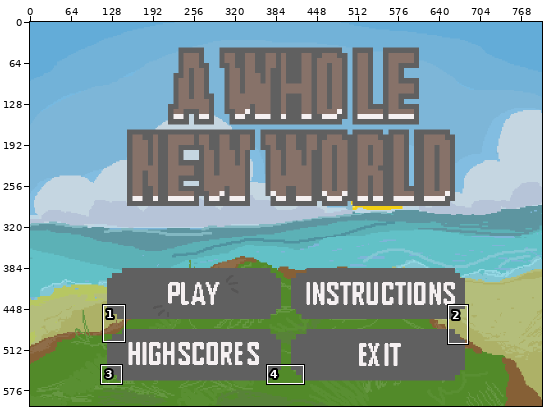
A pixel-art file gets an edit: target/classes/img/bg2.aseprite. The picture above shows the old version from afar; the outline marks the close-up.
Close-up. Before:
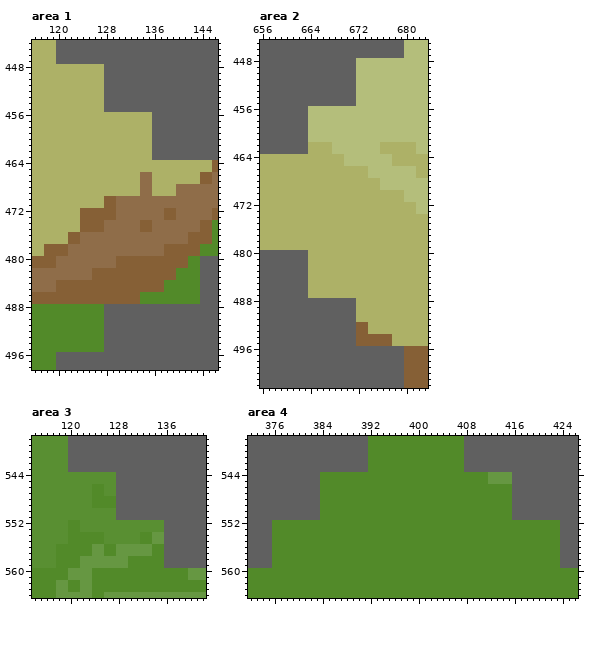
800x600 pixels, 1 frame. Shown: area 1: x 116..146, y 444..498; area 2: x 656..683, y 445..502; area 3: x 114..142, y 538..564; area 4: x 372..426, y 538..564. The commit also changed other parts of the picture, which this record leaves out.
The result:
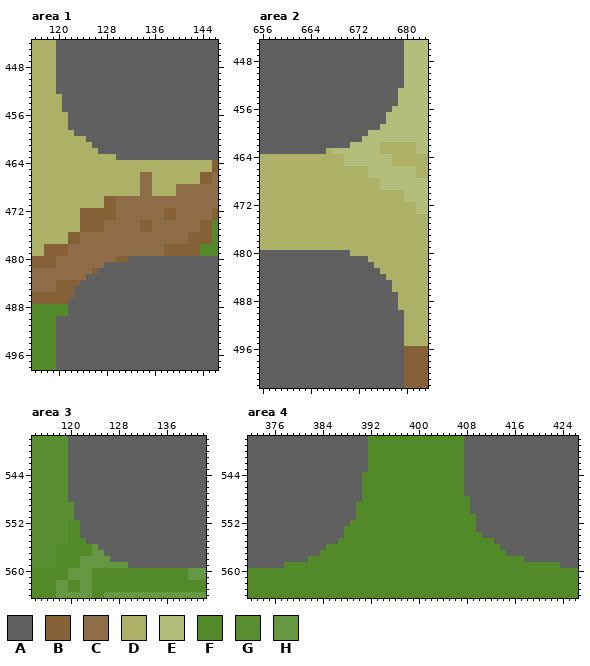
Palette (. is transparent): A #606060  B #866036  C #8f6d49  D #adb167  E #b4be7b  F #528a29  G #598f32  H #669742
Diff:
Changed rows in their new state; - is an unchanged pixel.
Area 1, layer "Layer 3":
first column x 120:
448 AAAAAAAA--------
449 AAAAAAAA--------
450 AAAAAAAA--------
451 AAAAAAAA--------
452 AAAAAAAA--------
453 -AAAAAAA--------
454 -AAAAAAA--------
455 -AAAAAAA--------
456 --AAAAAAAAAAAAAA
457 --AAAAAAAAAAAAAA
458 --AAAAAAAAAAAAAA
459 ---AAAAAAAAAAAAA
460 -----AAAAAAAAAAA
461 ------AAAAAAAAAA
462 -------AAAAAAAAA
463 ----------AAAAAA
first column x 120:
480 ------------AAAAAAAAAAAA
481 --------AAAAAAAAAAAAAAAA
482 -------AAAAAAAAAAAAAAAAA
483 -----AAAAAAAAAAAAAAAAAAA
484 ----AAAAAAAAAAAAAAAAAAAA
485 ---AAAAAAAAAAAAAAAAAAAAA
486 ---AAAAAAAAAAAAAAAAAAAAA
487 --AAAAAAAAAAAAAAAAAAAAAA
488 --AAAAAA----------------
489 --AAAAAA----------------
490 AAAAAAAA----------------
491 AAAAAAAA----------------
492 AAAAAAAA----------------
493 AAAAAAAA----------------
494 AAAAAAAA----------------
495 AAAAAAAA----------------
Area 2, layer "Layer 3":
first column x 664:
448 --------AAAAAAAA
449 --------AAAAAAAA
450 --------AAAAAAAA
451 --------AAAAAAAA
452 --------AAAAAAAA
453 --------AAAAAAA-
454 --------AAAAAAA-
455 --------AAAAAAA-
456 AAAAAAAAAAAAAA--
457 AAAAAAAAAAAAA---
458 AAAAAAAAAAAAA---
459 AAAAAAAAAAAA----
460 AAAAAAAAAA------
461 AAAAAAAAA-------
462 AAAAAAA---------
463 AAA-------------
first column x 664:
480 AAAAAAA---------
481 AAAAAAAAAA------
482 AAAAAAAAAAA-----
483 AAAAAAAAAAAA----
484 AAAAAAAAAAAAA---
485 AAAAAAAAAAAAAA--
486 AAAAAAAAAAAAAA--
487 AAAAAAAAAAAAAAA-
488 --------AAAAAAA-
489 --------AAAAAAA-
490 --------AAAAAAAA
491 --------AAAAAAAA
492 --------AAAAAAAA
493 --------AAAAAAAA
494 --------AAAAAAAA
495 --------AAAAAAAA
Area 3, layer "Layer 3":
first column x 120:
544 AAAAAAAA--------
545 AAAAAAAA--------
546 AAAAAAAA--------
547 AAAAAAAA--------
548 AAAAAAAA--------
549 -AAAAAAA--------
550 -AAAAAAA--------
551 -AAAAAAA--------
552 --AAAAAAAAAAAAAA
553 --AAAAAAAAAAAAAA
554 --AAAAAAAAAAAAAA
555 ---AAAAAAAAAAAAA
556 -----AAAAAAAAAAA
557 ------AAAAAAAAAA
558 -------AAAAAAAAA
559 ----------AAAAAA
Area 4, layer "Layer 3":
first column x 376:
544 --------AAAAAAA-----------------AAAAAAAA--------
545 --------AAAAAAA-----------------AAAAAAAA--------
546 --------AAAAAAA-----------------AAAAAAAA--------
547 --------AAAAAAA-----------------AAAAAAAA--------
548 --------AAAAAAA------------------AAAAAAA--------
549 --------AAAAAA-------------------AAAAAAA--------
550 --------AAAAAA-------------------AAAAAAA--------
551 --------AAAAAA--------------------AAAAAA--------
552 AAAAAAAAAAAAA---------------------AAAAAAAAAAAAAA
553 AAAAAAAAAAAA----------------------AAAAAAAAAAAAAA
554 AAAAAAAAAAAA-----------------------AAAAAAAAAAAAA
555 AAAAAAAAAAA--------------------------AAAAAAAAAAA
556 AAAAAAAAA-----------------------------AAAAAAAAAA
557 AAAAAAAA-------------------------------AAAAAAAAA
558 AAAAAA------------------------------------AAAAAA
559 AA----------------------------------------------
